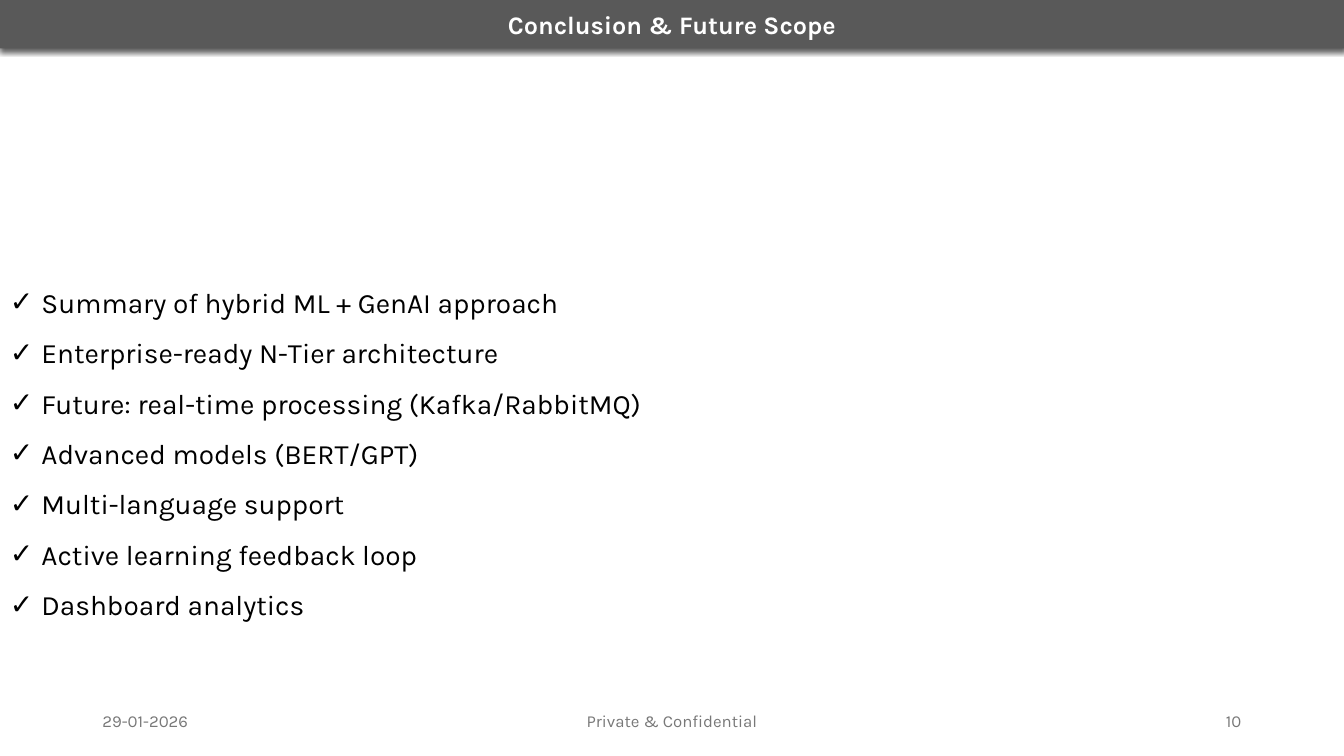
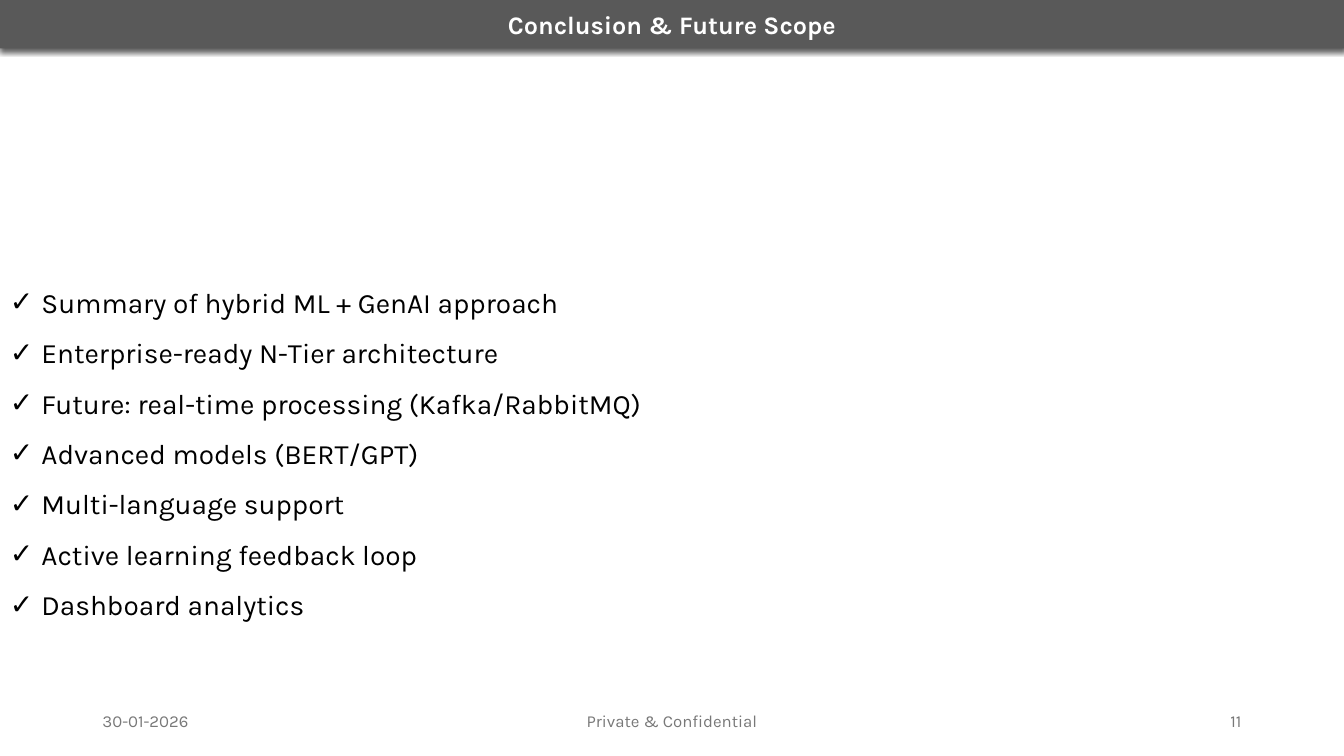
Before and after one commit to Bhanu-Koppadi/consumer-complaints-ml-genai-ntier, a slide deck: slide 11 of docs/reviews/InitialReview.pptx (slide 10 before the commit). Drawn at 1344x756 pixels with LibreOffice and Linux fonts; fonts in the diff are those of the drawing. Boxes give left, top, right and bottom in pixels: in the first picture for what was removed or moved away, otherwise in the second. Text is boxed around its words. In the diff, an @@ line names an element or a change of style, - is before the commit and + after.

```diff
--- a/docs/reviews/InitialReview.pptx
+++ b/docs/reviews/InitialReview.pptx
@@ text at bbox=[102, 716, 188, 727]: text changed @@
-29-01-2026
+30-01-2026
@@ page number at bbox=[1230, 716, 1241, 727]: text changed @@
-10
+11
```
Also in this commit, not shown: 9 other slides changed, 1 slide added, 1 other file.
